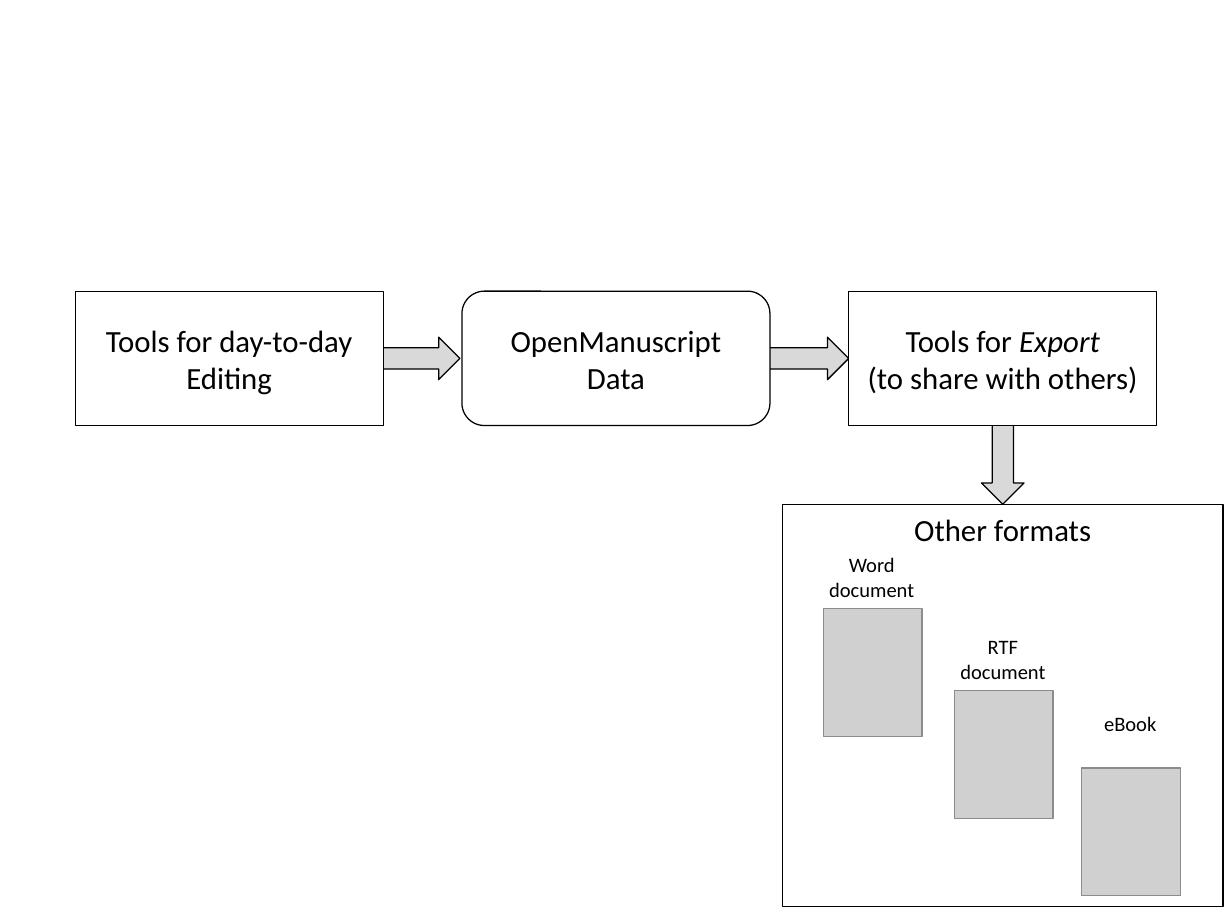
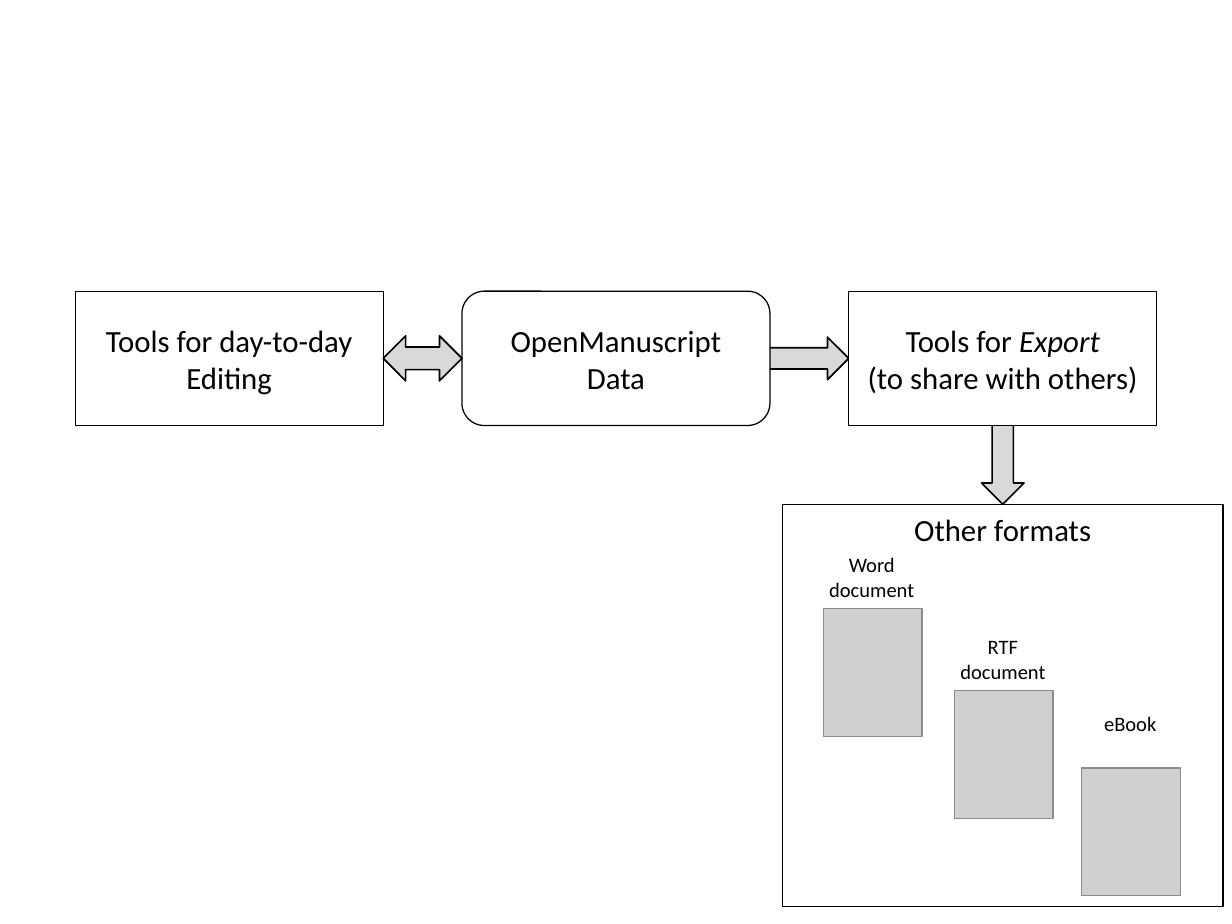
Before and after one commit to openmanuscript/openmanuscript, a slide deck: slide 1 of img/workflow.pptx. Drawn at 1232x924 pixels with LibreOffice and Linux fonts; fonts in the diff are those of the drawing; grey boxes stand for pictures. Boxes give left, top, right and bottom in pixels: in the first picture for what was removed or moved away, otherwise in the second. Text is boxed around its words. In the diff, an @@ line names an element or a change of style, - is before the commit and + after.

```diff
--- a/img/workflow.pptx
+++ b/img/workflow.pptx
@@ right arrow removed at [360,338,461,381] @@
@@ left right arrow added at [383,336,462,382], fill #D9D9D9, outline #000000 1 pt @@
@@ right arrow at [748,338,849,381]: outline #000000 0.75 pt to #000000 1 pt @@
@@ right arrow at [981,403,1024,505]: outline #000000 0.75 pt to #000000 1 pt @@
```
Also in this commit, not shown: 1 other file.
